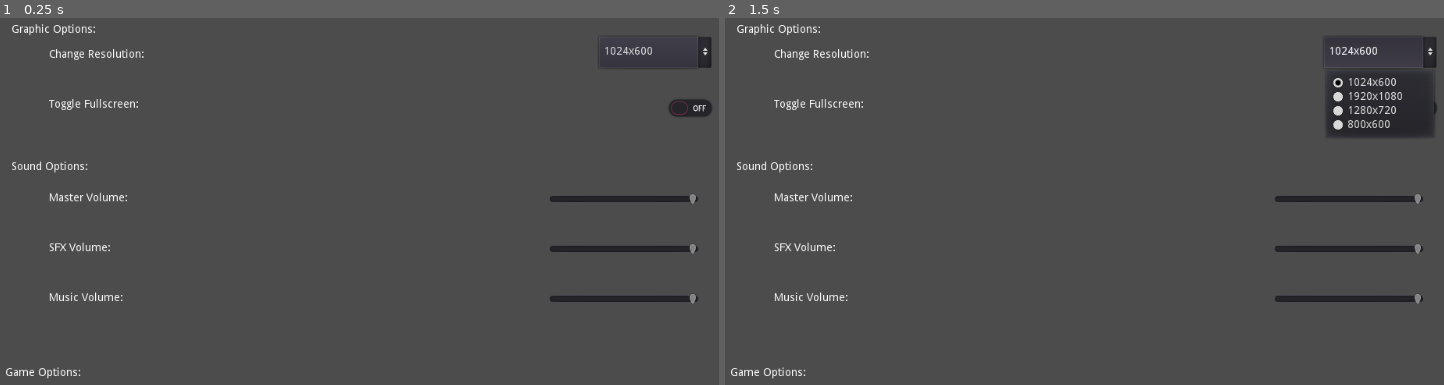
Above: before the commit, frames 1-2 (left to right).
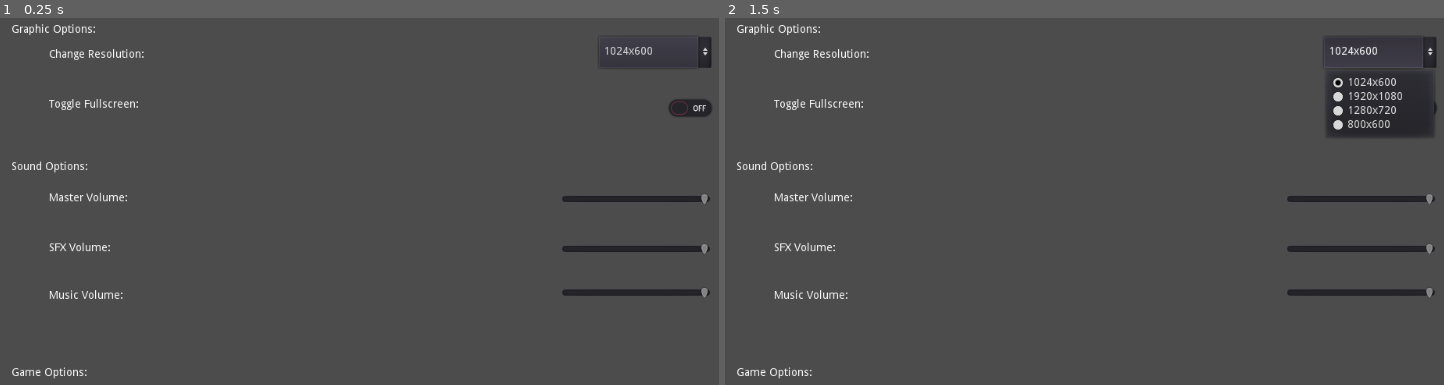
Above: after the commit, the same moments.

Repository: INF19IT2/2d-Jump-n-Run-SE
Game: Godot game, scene res://Scenes/Options/OptionsMenu.tscn
Same seed, same stepped clock (60 frames per second), same inputs: the game is played once before the commit and once after it. This scene is started directly instead of the project's main scene.
Inputs:
- Up to frame 1 (0.25 s): no input
- Up to frame 2 (1.5 s): click "1024x600" at 0.5 s; tap Enter at 1.25 s; hold D (move_right) from 1.28 s (still down)

The runs differ from the first frame. In frame 1, 1.1% of the frame differs, in the area x 0-99%, y 47-99%; in frame 2, 1.1%.

Commit message:
Resolution adjustable by the user
Resolution is adjustable by the user and also fullscreen is toggable

Diff:
--- a/2d-Jump-n-Run-SE/Scenes/Options/OptionsMenu.tscn
+++ b/2d-Jump-n-Run-SE/Scenes/Options/OptionsMenu.tscn
@@ -4,16 +4,17 @@
 
 [node name="Options" type="TextureRect"]
 anchor_right = 1.0
-anchor_bottom = 1.0
+margin_bottom = 600.0
 script = ExtResource( 1 )
 __meta__ = {
 "_edit_use_anchors_": false
 }
 
 [node name="GraphicOptions" type="Control" parent="."]
+anchor_top = -0.013
 anchor_right = 1.0
-anchor_bottom = 0.307
-margin_bottom = -0.200012
+margin_top = 7.8
+margin_bottom = 184.0
 
 [node name="ResolutionOptions" type="OptionButton" parent="GraphicOptions"]
 anchor_left = 0.754
@@ -49,9 +50,9 @@
 anchor_top = 0.522
 anchor_right = 0.902
 anchor_bottom = 0.739
-margin_left = 0.12793
+margin_left = 0.128052
 margin_top = -0.0480042
-margin_right = 0.351929
+margin_right = 0.352051
 margin_bottom = 0.0240021
 __meta__ = {
 "_edit_use_anchors_": false
@@ -81,9 +82,9 @@
 [node name="SoundOptions" type="Control" parent="."]
 anchor_top = 0.307
 anchor_right = 1.0
-anchor_bottom = 0.64
+anchor_bottom = 0.307
 margin_top = -0.200012
-margin_bottom = -3.05176e-05
+margin_bottom = 199.8
 __meta__ = {
 "_edit_use_anchors_": false
 }
@@ -97,84 +98,94 @@
 text = "Sound Options:"
 
 [node name="MasterSlider" type="HSlider" parent="SoundOptions"]
-anchor_left = 0.687
-anchor_top = 0.12
-anchor_right = 0.875
-anchor_bottom = 0.36
-margin_left = 0.511963
-margin_top = 16.0
-margin_right = -6.10352e-05
-margin_bottom = -16.0
+anchor_left = 0.703
+anchor_top = 0.2
+anchor_right = 0.891
+anchor_bottom = 0.28
+margin_left = 0.128052
+margin_top = 3.8147e-06
+margin_right = -0.383972
+margin_bottom = 7.62939e-06
 value = 100.0
 
 [node name="MasterLabel" type="Label" parent="SoundOptions/MasterSlider"]
-anchor_left = -3.333
-anchor_right = -2.75
+anchor_left = -3.417
+anchor_right = -2.833
 anchor_bottom = 0.875
-margin_left = -0.0639648
+margin_left = 0.0639648
 margin_top = 5.72205e-06
-margin_right = 6.10352e-05
+margin_right = -0.0640259
 margin_bottom = 4.76837e-06
 text = "Master Volume:"
 
-[node name="MasterSlider2" type="HSlider" parent="SoundOptions"]
-anchor_left = 0.687
+[node name="SFXSlider" type="HSlider" parent="SoundOptions"]
+anchor_left = 0.703
 anchor_top = 0.52
-anchor_right = 0.875
+anchor_right = 0.891
 anchor_bottom = 0.6
-margin_left = 0.511963
-margin_top = -7.62939e-06
-margin_right = -6.10352e-05
-margin_bottom = -7.62939e-06
-value = 100.0
-
-[node name="MasterLabel" type="Label" parent="SoundOptions/MasterSlider2"]
-anchor_left = -3.333
-anchor_right = -2.75
-anchor_bottom = 0.875
-margin_left = -0.0639648
-margin_right = 6.10352e-05
-margin_bottom = -9.53674e-07
-text = "SFX Volume:"
-
-[node name="MasterSlider3" type="HSlider" parent="SoundOptions"]
-anchor_left = 0.687
-anchor_top = 0.76
-anchor_right = 0.875
-anchor_bottom = 1.0
-margin_left = 0.511963
-margin_top = -1.52588e-05
-margin_right = -6.10352e-05
+margin_left = 0.127991
+margin_top = 7.62939e-06
+margin_right = -0.384033
+margin_bottom = 1.52588e-05
 value = 100.0
 __meta__ = {
 "_edit_use_anchors_": false
 }
 
-[node name="MasterLabel" type="Label" parent="SoundOptions/MasterSlider3"]
-anchor_left = -3.333
+[node name="SFXLabel" type="Label" parent="SoundOptions/SFXSlider"]
+anchor_left = -3.417
+anchor_right = -2.833
+anchor_bottom = 0.875
+margin_left = 0.0643311
+margin_right = -0.0636597
+text = "SFX Volume:"
+
+[node name="MusicSlider" type="HSlider" parent="SoundOptions"]
+anchor_left = 0.703
+anchor_top = 0.8
+anchor_right = 0.891
+anchor_bottom = 0.88
+margin_left = 0.127991
+margin_top = 1.52588e-05
+margin_right = -0.384033
+margin_bottom = 1.52588e-05
+value = 100.0
+__meta__ = {
+"_edit_use_anchors_": false
+}
+
+[node name="MusicLabel" type="Label" parent="SoundOptions/MusicSlider"]
+anchor_left = -3.417
 anchor_top = 0.333
-anchor_right = -2.75
-anchor_bottom = 0.625
-margin_left = -0.0639648
-margin_top = 0.0159998
-margin_right = 6.10352e-05
+anchor_right = -2.833
+anchor_bottom = 1.209
+margin_left = 0.0640259
+margin_top = 0.0159388
+margin_right = -0.0639648
+margin_bottom = -9.34406
 text = "Music Volume:"
+__meta__ = {
+"_edit_use_anchors_": false
+}
 
 [node name="GameOptions" type="Control" parent="."]
 anchor_top = 0.747
 anchor_right = 1.0
-anchor_bottom = 1.0
+anchor_bottom = 0.747
 margin_top = -0.200012
+margin_bottom = 151.8
 __meta__ = {
 "_edit_use_anchors_": false
 }
 
 [node name="GameOptions" type="RichTextLabel" parent="GameOptions"]
-anchor_left = 0.008
-anchor_right = 0.195
+anchor_left = 0.016
+anchor_right = 0.203
 anchor_bottom = 0.105
-margin_left = -0.192
-margin_right = 0.319992
-margin_bottom = 0.039999
+margin_left = -0.384001
+margin_top = 3.05176e-05
+margin_right = 0.127975
+margin_bottom = 0.0400286
 text = "Game Options:"
 [connection signal="item_selected" from="GraphicOptions/ResolutionOptions" to="." method="_on_ResolutionOptions_item_selected"]
+[connection signal="toggled" from="GraphicOptions/CheckButton" to="." method="_on_CheckButton_toggled"]
--- a/2d-Jump-n-Run-SE/Scripts/Options/Options.gd
+++ b/2d-Jump-n-Run-SE/Scripts/Options/Options.gd
@@ -6,7 +6,7 @@
 # Called when the node enters the scene tree for the first time.
 func _ready():
 	resolutionDropdown = get_node("GraphicOptions/ResolutionOptions")
-	var currentResolution = get_viewport().size
+	var currentResolution = OS.window_size
 	resolutionDropdown.set_item_text(0,String(currentResolution[0]) + "x" + String(currentResolution[1]))
 	resolutions[0] = Vector2(currentResolution[0],currentResolution[1])
 
@@ -18,4 +18,12 @@
 
 func _on_ResolutionOptions_item_selected(index):
 	var selectedResolution = resolutions[resolutionDropdown.get_selected_id()]
-	get_viewport().set_size_override(true,selectedResolution)
+	OS.window_size = selectedResolution
+
+
+func _on_CheckButton_toggled(button_pressed):
+	if(button_pressed):
+		OS.window_size = OS.get_screen_size()
+	else:
+		OS.window_size = resolutions[0]
+	OS.window_borderless = button_pressed
